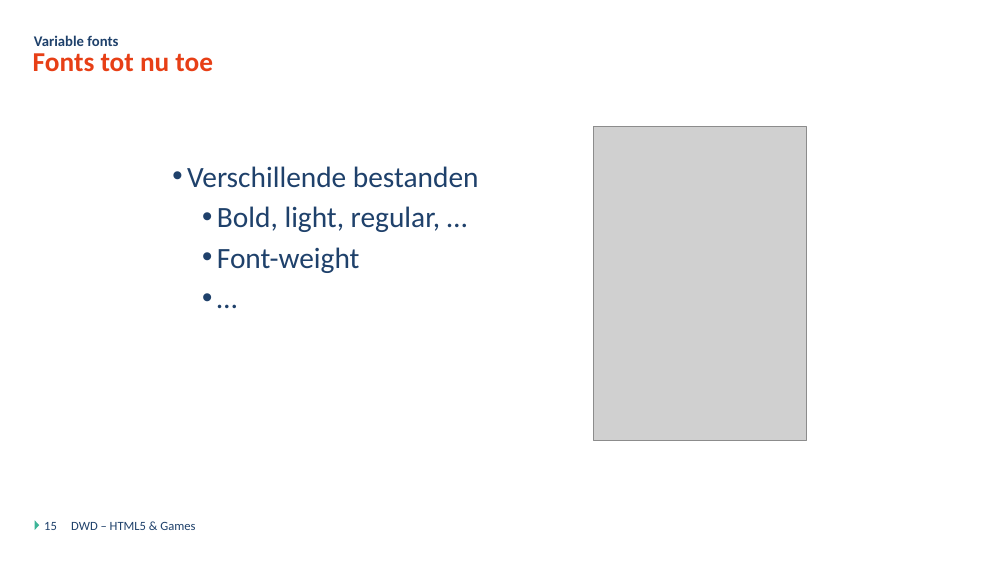
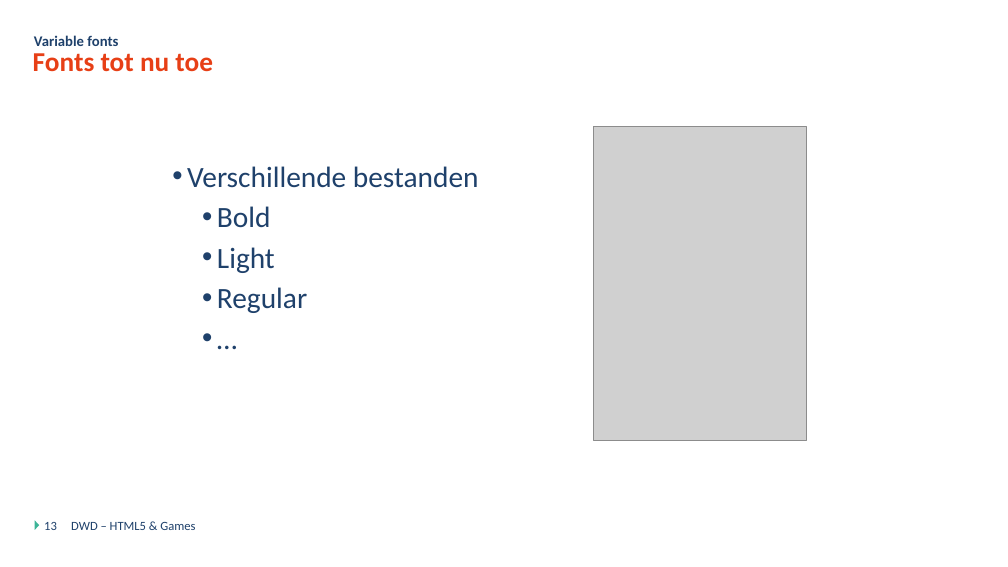
Before and after one commit to DmitriyVdE/Odisee_Bru_Dyn_Web_Dev_Opdracht, a slide deck: slide 13 of DWD - Javascript Games - Theorie.pptx (slide 15 before the commit). Drawn at 1008x567 pixels with LibreOffice and Linux fonts; fonts in the diff are those of the drawing; grey boxes stand for pictures; background and template pictures are left out. Boxes give left, top, right and bottom in pixels: in the first picture for what was removed or moved away, otherwise in the second. Text is boxed around its words. In the diff, an @@ line names an element or a change of style, - is before the commit and + after.

```diff
--- a/DWD - Javascript Games - Theorie.pptx
+++ b/DWD - Javascript Games - Theorie.pptx
@@ text at (x1=217, y1=206, x2=307, y2=313): text changed @@
-    • Bold, light, regular, …
-    • Font-weight
+    • Bold
+    • Light
+    • Regular
@@ page number at (x1=44, y1=522, x2=57, y2=530): text changed @@
-15
+13
```
Also in this commit, not shown: 2 other slides changed, 1 slide added, 3 slides removed, 11 other files.
